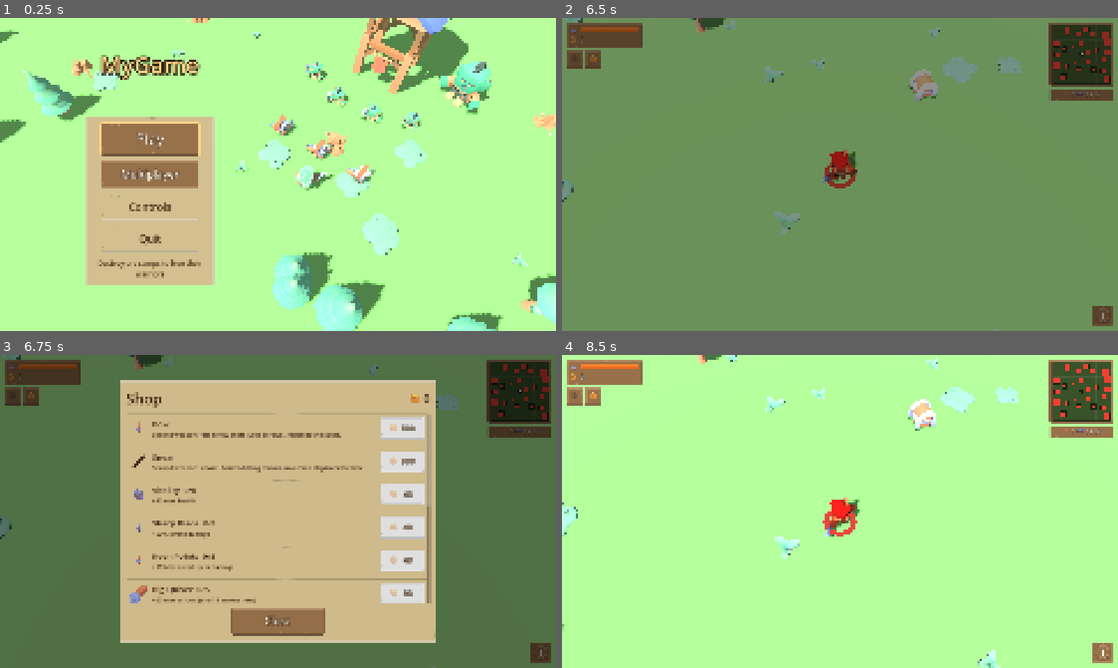
Above: before the commit, frames 1-4 (two rows, left to right).
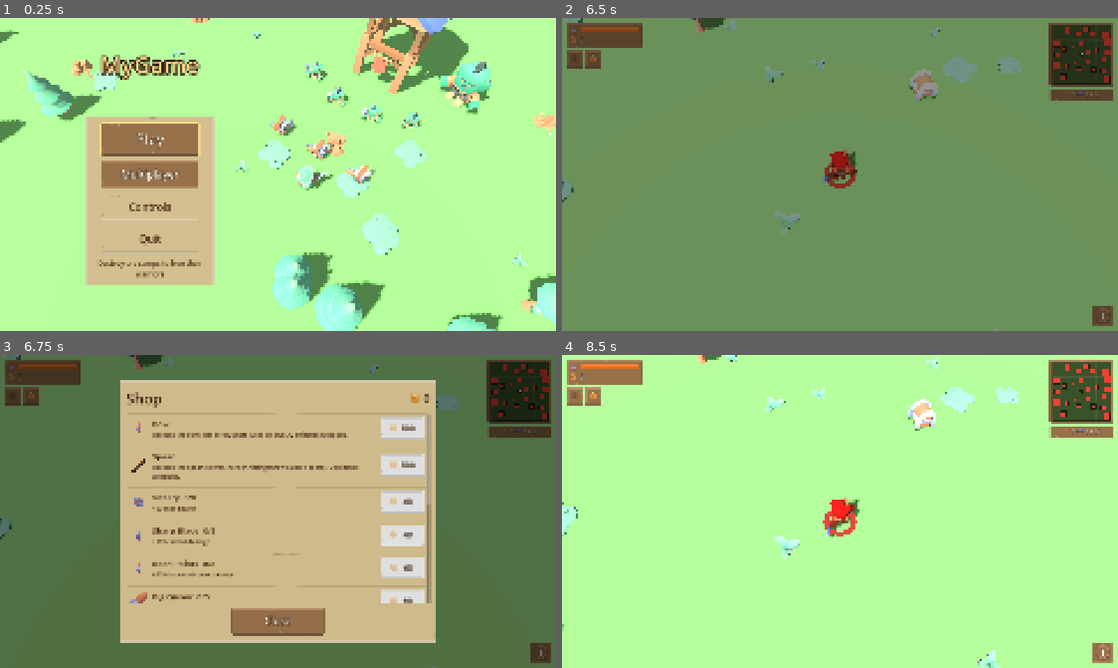
Above: after the commit, the same moments.

Repository: HasanAlilhadi/Brawlly
Game: Godot game, scene res://scenes/ui/main_menu.tscn
Same seed, same stepped clock (60 frames per second), same inputs: the game is played once before the commit and once after it.
Inputs (mouse positions are in pixels of both pictures, inside the frame that each line leads up to):
- Up to frame 1 (0.25 s): no input
- Up to frame 2 (6.5 s): click "Play" at 0.5 s; click "Normal" at 1.25 s; click "Normal" at 2 s; click "Start" at 2.75 s; tap Enter at 3.5 s; move the mouse to (962, 158) at 3.52 s; hold D (move_right) 3.53-4.25 s; hold Q (switch_weapon) 3.53-4.25 s; click (962, 158) at 3.67 s; tap B (shop) at 3.77, 3.8, 4.07 s; drag from (728, 190) to (812, 237) at 4.27 s; move the mouse to (895, 105) at 5.02 s; hold D (move_right) 5.03-5.75 s; hold B (shop) 5.03-5.75 s; right-click (895, 105) at 5.1 s; drag from (812, 237) to (673, 127) at 5.77 s
- Up to frame 3 (6.75 s): move the mouse to (444, 558) at 6.52 s; hold A (move_left) from 6.53 s (still down); hold B (shop) from 6.53 s (still down); tap 1 (army_follow) at 6.6 s
- Up to frame 4 (8.5 s): release A (move_left) at 7.25 s; release B (shop) at 7.25 s; tap Space (shoot) at 7.25 s; drag from (673, 464) to (756, 433) at 7.27 s; tap Enter at 8 s; move the mouse to (867, 511) at 8.02 s; press the mouse at (867, 511) at 8.03 s; hold S (move_down) from 8.03 s (still down); tap B (shop) at 8.3 s

Frames 1-2 are identical in both runs. In frame 3, 5.1% of the frame differs, in the area x 22-78%, y 24-80%; in frame 4, nothing differs.

Commit message:
Bought weapons stay unlocked: buy the bow and the spear and Q cycles all three
Co-Authored-By: Claude Opus 5.5 <noreply@anthropic.com>

Diff:
--- a/resources/data/upgrade_catalog.tres
+++ b/resources/data/upgrade_catalog.tres
@@ -109,7 +109,7 @@
 script = ExtResource("2_def")
 id = &"weapon_bow"
 title = "Bow"
-description = "Second weapon: fast arrow shots (uses arrows). Replaces the spear."
+description = "Unlocks the bow: fast arrow shots (uses arrows). Q switches weapons."
 icon = ExtResource("icon_bow")
 base_cost = 500
 cost_growth = 1.0
@@ -119,7 +119,7 @@
 script = ExtResource("2_def")
 id = &"weapon_spear"
 title = "Spear"
-description = "Second weapon: slower, harder-hitting throws, no ammo. Replaces the bow."
+description = "Unlocks the spear: slower, harder-hitting throws (uses spears). Q switches weapons."
 icon = ExtResource("icon_spear")
 base_cost = 500
 cost_growth = 1.0
--- a/scenes/characters/player.gd
+++ b/scenes/characters/player.gd
@@ -47,8 +47,9 @@
 const DOWNED_ANIMS := preload("res://assets/characters/animations/archer_downed.glb")
 const DOWNED_CLIPS: Array[String] = ["crawl", "downed"]
 const REVIVE_RING_TEXTURE := preload("res://assets/vfx/light_masks/ring_a.png")
-## One weapon in hand at a time, at most this many carried (Q / Y / the HUD button switches).
-const MAX_WEAPONS: int = 2
+## One weapon in hand at a time, at most this many carried (Q / Y / the HUD button cycles them):
+## the sword plus the bow and the spear once both are bought.
+const MAX_WEAPONS: int = 3
 ## Weapon id -> how it works. `melee` weapons swing (sword stick / left mouse); the others are aimed
 ## and fired (bow stick / aim): the bow shoots arrows (ammo), the spear is thrown (no ammo, slower).
 ## `hand` holds the model; `icon` is a Game Icon Pack glyph. New weapon = a row here + its model in
@@ -305,13 +306,17 @@
 	return true
 
 
-## Server: shop purchase of a second weapon (bow or spear). You keep the sword and carry one of the
-## two: buying the other replaces it. The new weapon goes straight into your hand.
+## Server: shop purchase of the bow or the spear. Bought weapons stay unlocked: buy both and Q cycles
+## sword, bow and spear (kept in WEAPONS order). The new weapon goes straight into your hand.
 func buy_weapon(weapon: String) -> void:
-	if not WEAPONS.has(weapon) or weapon == "sword":
-		return
-	weapons = PackedStringArray(["sword", weapon])
-	weapon_index = 1
+	if not WEAPONS.has(weapon) or weapon == "sword" or weapons.has(weapon):
+		return
+	var carried := PackedStringArray()
+	for id: String in WEAPONS:
+		if weapons.has(id) or id == weapon:
+			carried.append(id)
+	weapons = carried
+	weapon_index = carried.find(weapon)
 	if weapon == "spear":
 		spears = maxi(spears, spear_start)
 	_apply_weapon()
--- a/scenes/ui/hud.gd
+++ b/scenes/ui/hud.gd
@@ -260,9 +260,11 @@
 func _on_arrows_changed(_count: int = 0) -> void:
 	if _player == null:
 		return
-	var spear := _player.weapons.has("spear")
+	# Ammo of the ranged weapon in hand; with the sword in hand, of the carried one (bow first).
+	var held := _player.current_weapon()
+	var spear := held == "spear" or (held != "bow" and not _player.weapons.has("bow") and _player.weapons.has("spear"))
 	var ammo := _player.spears if spear else _player.arrows
-	var ranged := spear or _player.weapons.has("bow")
+	var ranged := _player.weapons.has("spear") or _player.weapons.has("bow")
 	arrows_label.text = str(ammo)
 	arrows_label.visible = ranged
 	_arrow_icon.visible = ranged
Not shown, changed: CLAUDE.md
